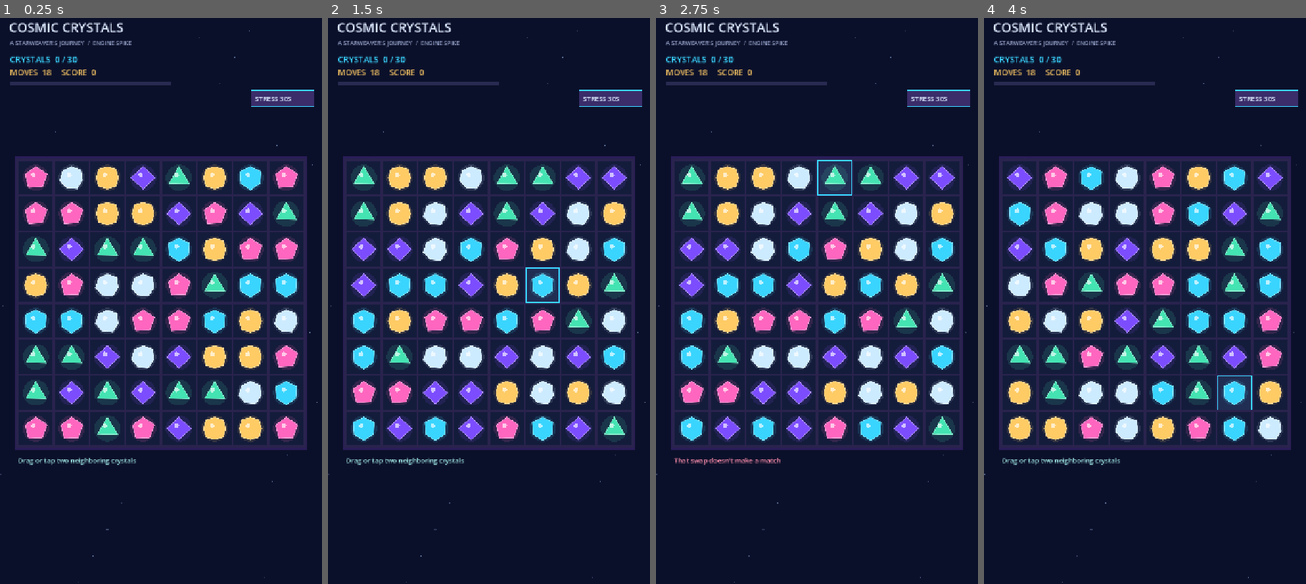
Above: before the commit, frames 1-4 (left to right).
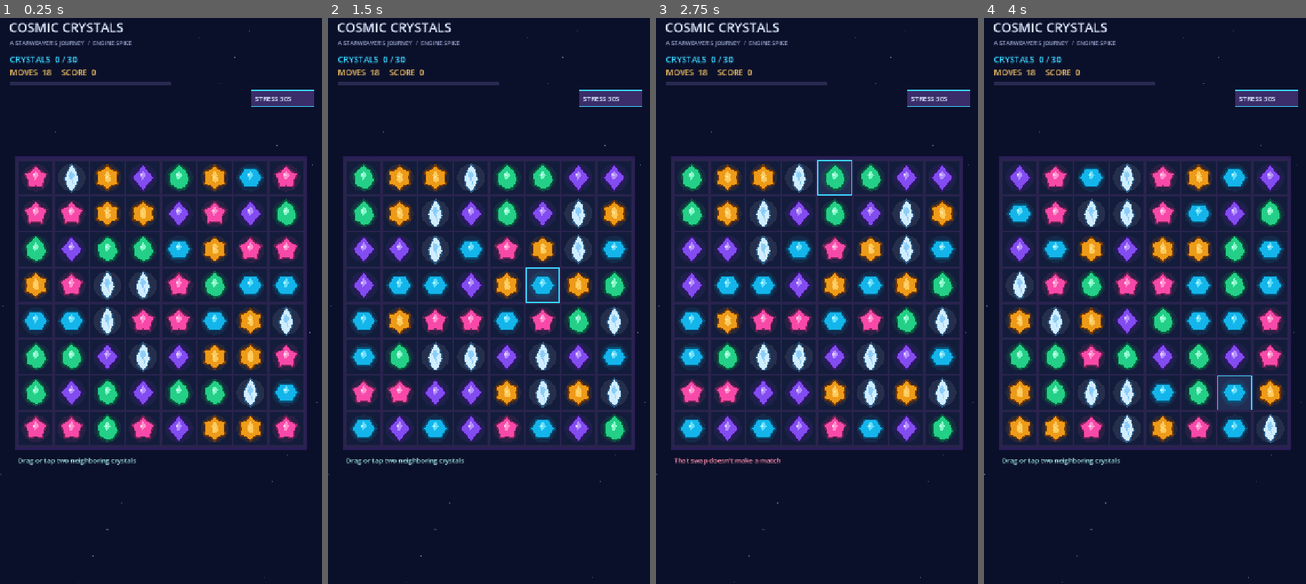
Above: after the commit, the same moments.

Repository: FoxyLight/Cosmic-Crystals
Game: Godot game, scene res://scenes/Prototype.tscn
The game is run twice, just before and just after one commit, with the same random seed, the same clock (stepped at 60 frames per second) and the same inputs.
Inputs (mouse positions are in pixels of both pictures, inside the frame that each line leads up to):
- Up to frame 1 (0.25 s): no input
- Up to frame 2 (1.5 s): tap Enter at 0.5 s; move the mouse to (559, 267) at 0.52 s; tap R at 0.6 s; click (559, 267) at 0.67 s; tap Space at 1.25 s; drag from (424, 323) to (472, 414) at 1.27 s
- Up to frame 3 (2.75 s): move the mouse to (849, 170) at 2.02 s; tap R at 2.1 s; click (849, 170) at 2.17 s
- Up to frame 4 (4 s): tap Enter at 2.75 s; drag from (1128, 414) to (1048, 210) at 2.77 s; move the mouse to (1241, 385) at 3.52 s; tap R at 3.6 s; click (1241, 385) at 3.67 s

The runs differ from the first frame. In frame 1, 12% of the frame differs, in the area x 7-93%, y 25-75%; in frame 2, 11%; in frame 3, 11%; in frame 4, 12%, in the area x 7-93%, y 25-76%.

Commit message:
fix: improve Android crystal contrast and document six distinct gem identities
* feat(visuals): centralize distinct six-gem palette, outlines and unique silhouettes

* fix(visuals): give Solar Amber and Lunar Opal distinct silhouettes, edges and facets

* test(visuals): guard warm-cool gem contrast, dark outlines and unique silhouettes

* ci(visuals): enforce palette and silhouette regression checks

* docs(visuals): specify six gem colors, silhouettes and Android readability tests

* docs(visuals): record Android contrast feedback and planned human retest

* docs(visuals): record Android contrast feedback and planned human retest

* docs(visuals): record Android contrast feedback and planned human retest

* docs(visuals): record Android contrast feedback and planned human retest

* docs(visuals): record Android contrast feedback and planned human retest

Diff:
--- /dev/null
+++ b/scripts/crystal_visuals.gd
@@ -0,0 +1,93 @@
+extends RefCounted
+class_name CrystalVisuals
+## Centralized, device-readable crystal palette and silhouettes.
+## Keep the indices in sync with CrystalBoard (0..5); these are purely visual.
+## A separate shape and outline distinguish each crystal without relying on hue.
+
+const NAMES = [
+	"Nebula Amethyst", "Solar Amber", "Quantum Sapphire",
+	"Plasma Ruby", "Aurora Emerald", "Lunar Opal"
+]
+
+# Warm deep-orange amber versus a COOL blue-white opal, not two pale yellows.
+const FILL_HEX = [
+	"#824CF1", "#ED9B18", "#13B5EB",
+	"#F849A9", "#24CF87", "#D0EDFF"
+]
+const OUTLINE_HEX = [
+	"#371570", "#733907", "#075176",
+	"#792354", "#075B3C", "#2F5C88"
+]
+const FACET_HEX = [
+	"#C09BFF", "#FFD26A", "#70E6FF",
+	"#FFA0D4", "#93FFD1", "#83C9F6"
+]
+const GLINT_HEX = [
+	"#E0D0FF", "#FFE19B", "#C1F5FF",
+	"#FFD0E8", "#C9FFE9", "#EDF9FF"
+]
+
+
+static func fill_color(kind: int) -> Color:
+	return Color(FILL_HEX[kind]) if _valid_kind(kind) else Color.TRANSPARENT
+
+
+static func outline_color(kind: int) -> Color:
+	return Color(OUTLINE_HEX[kind]) if _valid_kind(kind) else Color.TRANSPARENT
+
+
+static func facet_color(kind: int) -> Color:
+	return Color(FACET_HEX[kind]) if _valid_kind(kind) else Color.TRANSPARENT
+
+
+static func glint_color(kind: int) -> Color:
+	return Color(GLINT_HEX[kind]) if _valid_kind(kind) else Color.TRANSPARENT
+
+
+static func _valid_kind(kind: int) -> bool:
+	return kind >= 0 and kind < FILL_HEX.size()
+
+
+static func shape_points(kind: int, center: Vector2, radius: float) -> PackedVector2Array:
+	# Vertex counts are intentionally distinct: 4, 12, 6, 10, 7, 8.
+	# 0 diamond; 1 sunburst; 2 hexagon; 3 five-point star;
+	# 4 tapered emerald; 5 elongated ice shard.
+	var points: PackedVector2Array = PackedVector2Array()
+	if radius <= 0.0 or not _valid_kind(kind):
+		return points
+	match kind:
+		0:
+			# Tall amethyst diamond.
+			for p in [Vector2(0.0, -1.09), Vector2(0.91, 0.0),
+					Vector2(0.0, 1.09), Vector2(-0.91, 0.0)]:
+				points.append(center + p * radius)
+		1:
+			# Amber is the ONLY radial sunburst: warm and serrated.
+			for i in range(12):
+				var theta: float = -PI * 0.5 + TAU * float(i) / 12.0
+				var r: float = radius * (1.04 if i % 2 == 0 else 0.78)
+				points.append(center + Vector2(cos(theta), sin(theta)) * r)
+		2:
+			# A wider, cyan sapphire hexagon.
+			for i in range(6):
+				var theta: float = TAU * float(i) / 6.0
+				points.append(center + Vector2(cos(theta), sin(theta) * 0.88) * radius)
+		3:
+			for i in range(10):
+				var theta: float = -PI * 0.5 + TAU * float(i) / 10.0
+				var r: float = radius * (1.0 if i % 2 == 0 else 0.70)
+				points.append(center + Vector2(cos(theta), sin(theta)) * r)
+		4:
+			for p in [Vector2(0.0, -1.13), Vector2(0.61, -0.58),
+					Vector2(0.92, 0.22), Vector2(0.49, 0.88),
+					Vector2(0.0, 1.02), Vector2(-0.73, 0.58),
+					Vector2(-0.83, -0.32)]:
+				points.append(center + p * radius)
+		5:
+			# Long icy shard, NOT a white/yellow sun or a cyan hexagon.
+			for p in [Vector2(0.0, -1.16), Vector2(0.36, -0.73),
+					Vector2(0.58, 0.16), Vector2(0.28, 0.91),
+					Vector2(0.0, 1.16), Vector2(-0.42, 0.73),
+					Vector2(-0.58, 0.04), Vector2(-0.32, -0.64)]:
+				points.append(center + p * radius)
+	return points
--- a/scripts/prototype.gd
+++ b/scripts/prototype.gd
@@ -3,6 +3,7 @@
 ## 30-second drawing stress check. Specials, blockers and saves are still planned.
 
 const BoardScript = preload("res://scripts/board.gd")
+const Visuals = preload("res://scripts/crystal_visuals.gd")
 const GOAL: int = 30
 const STARTING_MOVES: int = 18
 
@@ -11,10 +12,6 @@
 const FALL_SECONDS: float = 0.27
 const RESHUFFLE_SECONDS: float = 0.28
 
-var crystal_colors: Array[Color] = [
-	Color("#7C4DFF"), Color("#FFCB65"), Color("#39D5FF"),
-	Color("#FF66BF"), Color("#44E3B2"), Color("#CDEBFF")
-]
 var board = null
 var display_cells: Array[int] = []
 var moves_left: int = STARTING_MOVES
@@ -229,30 +226,48 @@
 
 
 func _draw_crystal(center: Vector2, radius: float, kind: int, opacity: float = 1.0) -> void:
-	if kind < 0 or kind >= crystal_colors.size():
-		return
-	var base: Color = crystal_colors[kind]
+	if kind < 0 or kind >= Visuals.FILL_HEX.size():
+		return
+
+	# Dark, GEM-SPECIFIC backing gives a visible edge even on bright screens.
+	# Outer contour and smaller inner fill keep the edge thickness proportional
+	# to the crystal, including during animated shrinking/fading.
+	var base: Color = Visuals.fill_color(kind)
+	var outline: Color = Visuals.outline_color(kind)
+	var facet: Color = Visuals.facet_color(kind)
+	var glint: Color = Visuals.glint_color(kind)
 	base.a = opacity
-	draw_circle(center, radius * 1.07, Color(base.r, base.g, base.b, 0.13 * opacity))
-	var sides: int = 5
-	match kind:
-		0: sides = 4
-		1: sides = 8
-		2: sides = 6
-		3: sides = 5
-		4: sides = 3
-		5: sides = 7
-	var polygon: PackedVector2Array = PackedVector2Array()
-	for i in range(sides):
-		var angle: float = -PI * 0.5 + TAU * float(i) / float(sides)
-		var modulation: float = 0.92 if i % 2 == 0 else 1.0
-		polygon.append(center + Vector2(cos(angle), sin(angle)) * radius * modulation)
-	draw_colored_polygon(polygon, base)
-	for j in range(sides):
-		var edge: Color = base.lightened(0.35)
-		edge.a = opacity
-		draw_line(polygon[j], polygon[(j + 1) % sides], edge, 1.4, true)
-	draw_circle(center - Vector2(radius * 0.20, radius * 0.23), radius * 0.19, Color(1, 1, 1, 0.66 * opacity))
+	outline.a = opacity
+	facet.a = opacity * 0.86
+	glint.a = opacity * 0.95
+
+	# Soft glow is intentionally weak, so pale opal never bleaches into amber.
+	draw_circle(center, radius * 1.13, Color(base.r, base.g, base.b, opacity * 0.09))
+	draw_colored_polygon(Visuals.shape_points(kind, center, radius * 1.06), outline)
+	draw_colored_polygon(Visuals.shape_points(kind, center, radius * 0.91), base)
+
+	# Small interior facets carry each kind's own hue, instead of a shared
+	# white sparkle that makes bright pieces hard to identify on phones.
+	var facets: PackedVector2Array = PackedVector2Array([
+		center + Vector2(-0.25, -0.21) * radius,
+		center + Vector2(0.00, -0.58) * radius,
+		center + Vector2(0.27, -0.20) * radius,
+		center + Vector2(-0.08, 0.20) * radius
+	])
+	draw_colored_polygon(facets, facet)
+
+	if kind == 1:
+		# Solar Amber: glowing golden nucleus inside SIX pointed solar rays.
+		draw_circle(center + Vector2(0.04, 0.13) * radius, radius * 0.25, facet)
+		draw_circle(center + Vector2(-0.06, -0.09) * radius, radius * 0.08, glint)
+	elif kind == 5:
+		# Lunar Opal: icy vertical fracture; clearly not a yellow sunburst.
+		draw_line(center + Vector2(-0.17, -0.52) * radius,
+			center + Vector2(0.16, 0.58) * radius, facet, maxf(1.0, radius * 0.075), true)
+		draw_line(center + Vector2(0.16, 0.58) * radius,
+			center + Vector2(0.36, 0.21) * radius, glint, maxf(1.0, radius * 0.045), true)
+	else:
+		draw_circle(center + Vector2(-0.12, -0.23) * radius, radius * 0.11, glint)
 
 
 func _draw_stress_effects(rect: Rect2) -> void:
@@ -263,7 +278,7 @@
 		var phase_angle: float = elapsed * (0.75 + float(i % 7) * 0.10) + index * 2.39996
 		var radial: float = (0.08 + 0.88 * float((i * 73) % 257) / 257.0) * rect.size.x * 0.46
 		var point: Vector2 = rect.get_center() + Vector2(cos(phase_angle), sin(phase_angle)) * radial
-		var color: Color = crystal_colors[i % crystal_colors.size()]
+		var color: Color = Visuals.fill_color(i % Visuals.FILL_HEX.size())
 		color.a = 0.25 + 0.40 * (0.5 + 0.5 * sin(elapsed * 2.1 + index))
 		draw_circle(point, 1.5 + float(i % 5), color)
 
--- /dev/null
+++ b/tests/test_visuals.gd
@@ -0,0 +1,72 @@
+extends SceneTree
+## Visual identity contract: each crystal must remain readable at small sizes.
+## Run: godot --headless --path . --script res://tests/test_visuals.gd
+
+const BoardScript = preload("res://scripts/board.gd")
+const Visuals = preload("res://scripts/crystal_visuals.gd")
+
+var checks: int = 0
+var failures: int = 0
+
+
+func _initialize() -> void:
+	_run_checks()
+	print("Crystal visuals: %d checks, %d failures" % [checks, failures])
+	quit(1 if failures > 0 else 0)
+
+
+func _check(condition: bool, message: String) -> void:
+	checks += 1
+	if not condition:
+		failures += 1
+		push_error(message)
+
+
+func _luma(c: Color) -> float:
+	return c.r * 0.2126 + c.g * 0.7152 + c.b * 0.0722
+
+
+func _run_checks() -> void:
+	_check(Visuals.FILL_HEX.size() == BoardScript.KIND_COUNT, "One visual for every crystal type")
+	_check(Visuals.OUTLINE_HEX.size() == BoardScript.KIND_COUNT, "One outline for every crystal type")
+	_check(Visuals.FACET_HEX.size() == BoardScript.KIND_COUNT, "One facet color for every crystal type")
+	_check(Visuals.GLINT_HEX.size() == BoardScript.KIND_COUNT, "One glint color for every crystal type")
+	_check(Visuals.NAMES.size() == BoardScript.KIND_COUNT, "One name for every crystal type")
+
+	var amber: Color = Visuals.fill_color(1)
+	var opal: Color = Visuals.fill_color(5)
+	_check(amber.r > amber.g and amber.g > amber.b * 2.0, "Solar Amber is unmistakably warm")
+	_check(opal.b > opal.g and opal.g > opal.r, "Lunar Opal is cool blue-white")
+	_check(amber.r - amber.b > 0.65, "Solar Amber must stay far from blue")
+	_check(opal.b - opal.r > 0.15, "Lunar Opal must have a blue cast")
+	_check(Visuals.facet_color(1).r > Visuals.facet_color(1).b * 1.6,
+		"Amber facet is warm, not white")
+	_check(Visuals.facet_color(5).b > Visuals.facet_color(5).r,
+		"Opal facet is cool, not yellow")
+
+	var vertex_counts: Dictionary = {}
+	for kind in range(BoardScript.KIND_COUNT):
+		var fill: Color = Visuals.fill_color(kind)
+		var edge: Color = Visuals.outline_color(kind)
+		_check(_luma(fill) - _luma(edge) > 0.20,
+			"Gem outline must be visibly darker than its fill: %d" % kind)
+		_check(fill.a > 0.99, "Gem fill must be opaque: %d" % kind)
+		var points: PackedVector2Array = Visuals.shape_points(kind, Vector2.ZERO, 20.0)
+		_check(points.size() >= 4, "Gem must have a complete polygon: %d" % kind)
+		_check(not vertex_counts.has(points.size()), "Every gem has a unique silhouette: %d" % kind)
+		vertex_counts[points.size()] = true
+		for point in points:
+			_check(point.length() <= 25.0, "Gem silhouette remains within tile budget: %d" % kind)
+		var shifted: PackedVector2Array = Visuals.shape_points(kind, Vector2(30.0, -10.0), 20.0)
+		_check(shifted.size() == points.size(), "Moving a gem preserves its contour: %d" % kind)
+		if points.size() > 0:
+			_check(shifted[0].distance_to(points[0] + Vector2(30.0, -10.0)) < 0.01,
+				"Gem contour translates correctly: %d" % kind)
+	_check(Visuals.shape_points(-1, Vector2.ZERO, 20.0).is_empty(),
+		"Invalid crystal kind renders no polygon")
+	_check(Visuals.shape_points(0, Vector2.ZERO, 0.0).is_empty(),
+		"Zero-radius gem renders no polygon")
+	_check(Visuals.shape_points(1, Vector2.ZERO, 20.0).size() == 12,
+		"Solar Amber is a twelve-vertex sunburst")
+	_check(Visuals.shape_points(5, Vector2.ZERO, 20.0).size() == 8,
+		"Lunar Opal is an eight-vertex ice shard")
Not shown, changed: .github/workflows/godot-checks.yml
Not shown, changed: README.md
Not shown, changed: docs/GAME_DESIGN.md
Not shown, changed: docs/PROJECT_STATUS.md
Not shown, changed: docs/QA_TEST_PLAN.md
Not shown, changed: docs/ROADMAP.md
Not shown, added: docs/VISUAL_PALETTE.md
